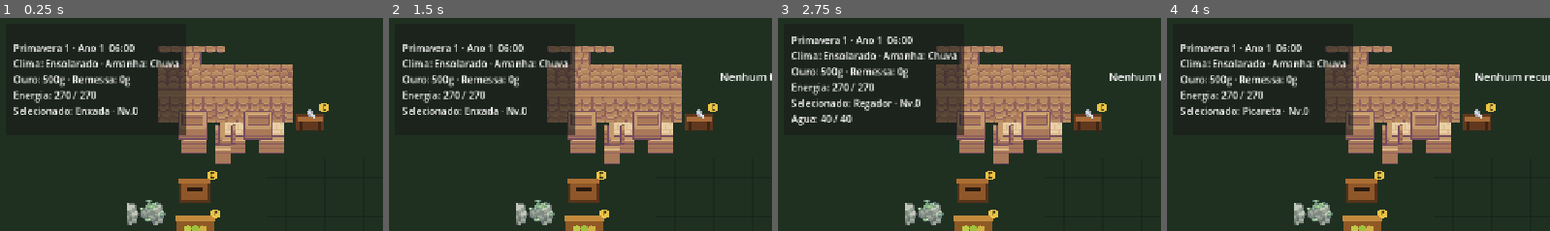
Above: before the commit, frames 1-4 (left to right).
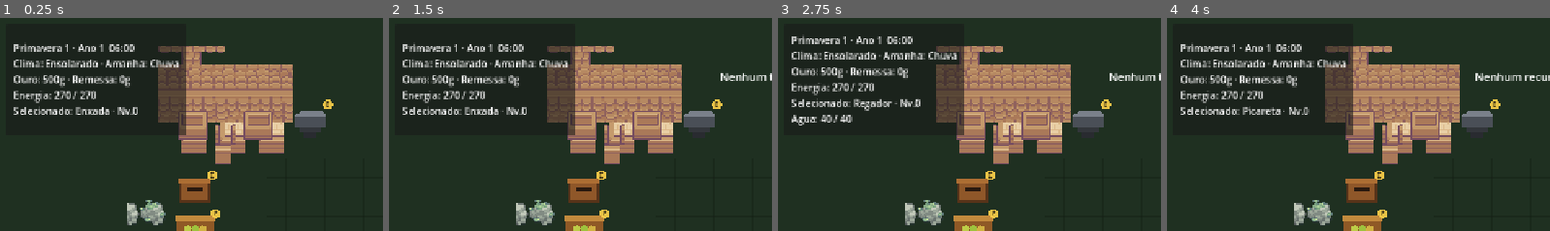
Above: after the commit, the same moments.

Repository: HelioConde/GameSlime
Game: Godot game, scene res://scenes/world/main.tscn
Two runs of this game, one before a commit and one after it. Both use one fixed random seed, a clock stepped at 60 frames per second and the inputs below.
Inputs (mouse positions are % of the whole screen's width and height, from its top left):
- Up to frame 1 (0.25 s): no input
- Up to frame 2 (1.5 s): tap Enter at 0.5 s; move the mouse to (72, 45) at 0.52 s; hold D 0.53-1.28 s; tap E at 0.6 s; click (72, 45) at 0.67 s; tap Space at 0.77, 1.25 s; move the mouse to (30, 55) at 1.27 s; hold S from 1.28 s (still down); tap 1 at 1.35 s
- Up to frame 3 (2.75 s): tap Space at 1.52 s; move the mouse to (60, 28) at 2.02 s; release S at 2.03 s; hold D from 2.03 s (still down); tap 2 at 2.1 s
- Up to frame 4 (4 s): move the mouse to (45, 70) at 2.77 s; release D at 2.78 s; hold W 2.78-3.53 s; tap 3 at 2.85 s; click (45, 70) at 2.92 s; tap Space at 3.02, 3.77 s; move the mouse to (80, 65) at 3.52 s; hold A from 3.53 s (still down); tap 4 at 3.6 s
The pictures show only the part of the screen within x 0-50%, y 0-50%; the shares and areas given below are measured in that part.

The runs differ from the first frame. In frame 1, 0.9% of the frame differs, in the area x 76-88%, y 38-54%; in frame 2, 0.9%; in frame 3, 0.9%; in frame 4, 0.9%.

Commit message:
feat: turn upgrade bench into copper smithing station

Diff:
--- a/scripts/world/tool_upgrade_station.gd
+++ b/scripts/world/tool_upgrade_station.gd
@@ -16,10 +16,10 @@
 
 	var selected := player.inventory.get_selected_stack()
 	if selected == null or selected.is_empty():
-		return "Selecione uma ferramenta para melhorar."
+		return "Ferreiro: selecione uma ferramenta para melhorar."
 
 	if selected.item.kind != ItemDefinition.ItemKind.TOOL:
-		return "Selecione Enxada, Regador, Machado ou Picareta."
+		return "Ferreiro: selecione Enxada, Regador, Machado ou Picareta."
 
 	var tool_type := selected.item.tool_type
 	var current_level := player.tools.get_tool_level(tool_type)
@@ -28,49 +28,57 @@
 		return "%s ja esta no nivel maximo." % player.tools.get_tool_display_name(tool_type)
 
 	var cost := player.tools.get_upgrade_cost(tool_type)
-	var wood_cost := int(cost.get("wood", 0))
-	var stone_cost := int(cost.get("stone", 0))
-	var wood_owned := player.inventory.count_item(&"wood")
-	var stone_owned := player.inventory.count_item(&"stone")
+	var gold_cost := int(cost.get("gold", 0))
+	var copper_cost := int(cost.get("copper", 0))
+	var copper_owned := player.inventory.count_item(&"copper_ore")
 
-	if wood_owned < wood_cost or stone_owned < stone_cost:
-		return "Upgrade Nv.%d -> %d: precisa %d Madeira + %d Pedra. Voce tem %d + %d." % [
+	if Economy.gold < gold_cost or copper_owned < copper_cost:
+		return "Upgrade Nv.%d -> %d: %dg + %d Cobre. Voce tem %dg + %d." % [
 			current_level,
 			current_level + 1,
-			wood_cost,
-			stone_cost,
-			wood_owned,
-			stone_owned,
+			gold_cost,
+			copper_cost,
+			Economy.gold,
+			copper_owned,
 		]
 
-	if not player.inventory.remove_item(&"wood", wood_cost):
-		return "Falha ao consumir Madeira."
+	if not player.inventory.remove_item(&"copper_ore", copper_cost):
+		return "Falha ao consumir Minerio de Cobre."
 
-	if not player.inventory.remove_item(&"stone", stone_cost):
-		player.inventory.add_item(player.wood_item, wood_cost)
-		return "Falha ao consumir Pedra."
+	if not Economy.spend_gold(gold_cost):
+		player.inventory.add_item(player.copper_ore_item, copper_cost)
+		return "Ouro insuficiente."
 
 	if not player.tools.upgrade_tool(tool_type):
-		player.inventory.add_item(player.wood_item, wood_cost)
-		player.inventory.add_item(player.stone_item, stone_cost)
+		Economy.add_gold(gold_cost)
+		player.inventory.add_item(player.copper_ore_item, copper_cost)
 		return "Nao foi possivel melhorar a ferramenta."
 
-	return "%s melhorada para nivel %d!" % [
+	return "%s melhorada para nivel %d por %dg + %d Cobre!" % [
 		player.tools.get_tool_display_name(tool_type),
 		player.tools.get_tool_level(tool_type),
+		gold_cost,
+		copper_cost,
 	]
 
 func _draw() -> void:
-	draw_rect(Rect2(-24, -14, 48, 28), Color(0.38, 0.22, 0.12), true)
-	draw_rect(Rect2(-20, -10, 40, 9), Color(0.66, 0.42, 0.22), true)
-	draw_line(Vector2(-16, 0), Vector2(-16, 17), Color(0.24, 0.14, 0.08), 5.0)
-	draw_line(Vector2(16, 0), Vector2(16, 17), Color(0.24, 0.14, 0.08), 5.0)
-	draw_circle(Vector2(0, -15), 6.0, Color(0.63, 0.66, 0.70))
-	draw_line(Vector2(-5, -19), Vector2(8, -8), Color(0.83, 0.86, 0.89), 3.0)
-	draw_circle(Vector2(23, -24), 8.0, Color(0.96, 0.80, 0.28, 0.95))
+	# Small anvil / smithing station.
+	draw_rect(Rect2(-26, -8, 52, 16), Color(0.29, 0.31, 0.34), true)
+	draw_rect(Rect2(-18, 8, 36, 8), Color(0.20, 0.21, 0.23), true)
+	draw_rect(Rect2(-11, 16, 22, 10), Color(0.16, 0.17, 0.19), true)
+	draw_colored_polygon(
+		PackedVector2Array([
+			Vector2(-28, -8),
+			Vector2(-15, -19),
+			Vector2(20, -19),
+			Vector2(28, -8),
+		]),
+		Color(0.48, 0.50, 0.54)
+	)
+	draw_circle(Vector2(29, -29), 8.0, Color(0.96, 0.80, 0.28, 0.95))
 	draw_string(
 		ThemeDB.fallback_font,
-		Vector2(20, -20),
+		Vector2(26, -25),
 		"E",
 		HORIZONTAL_ALIGNMENT_LEFT,
 		-1,
